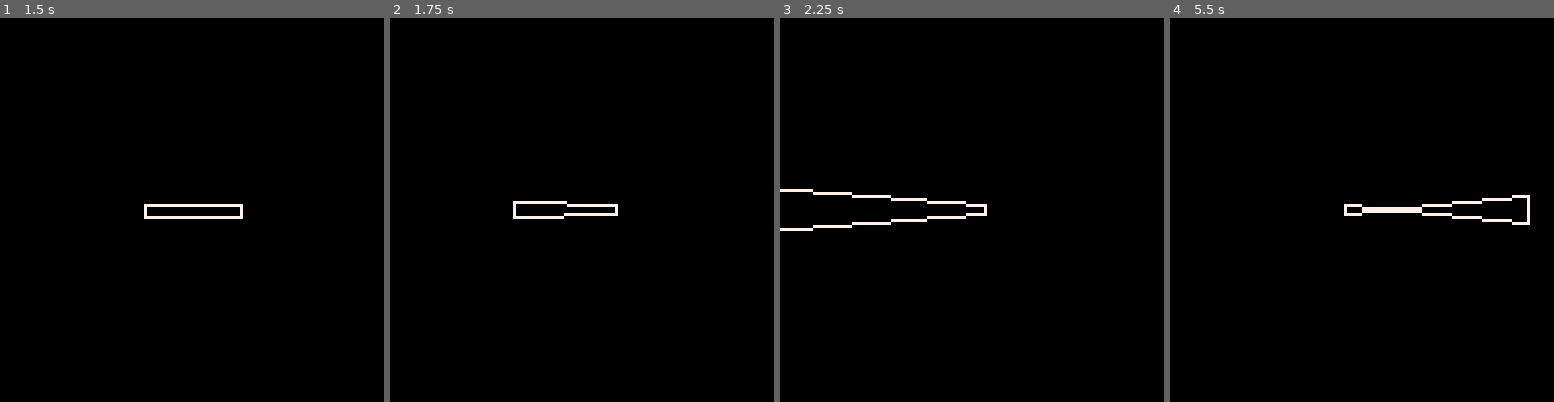
Above: before the commit, frames 1-4 (left to right).
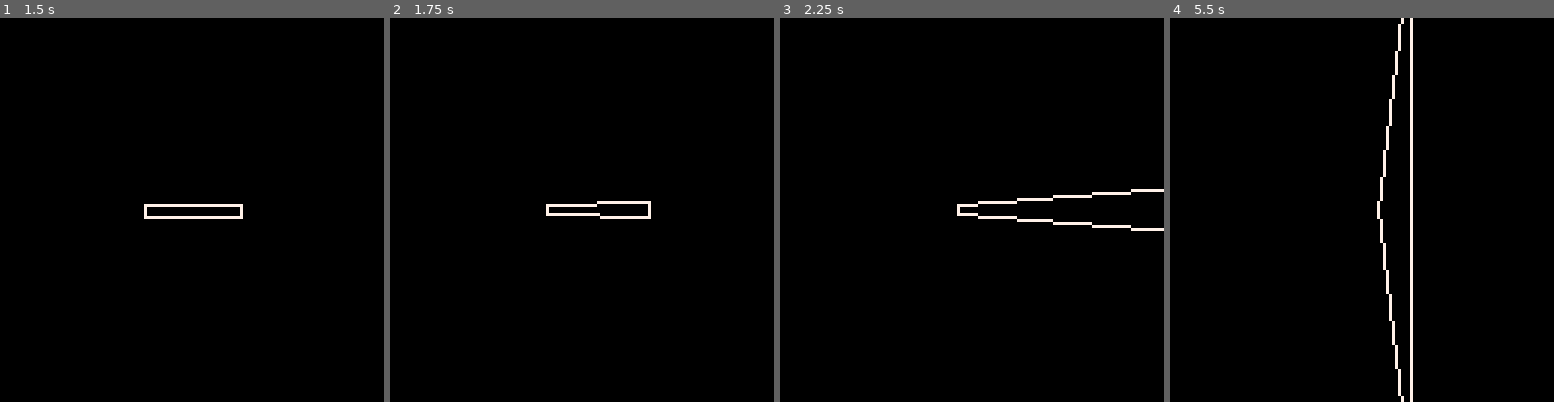
Above: after the commit, the same moments.

Repository: NicholasHallman/pico-8-carts
Game: PICO-8 cartridge carts/doom.p8
Same seed, same stepped clock (60 frames per second), same inputs: the game is played once before the commit and once after it.
Inputs:
- Up to frame 1 (1.5 s): tap X (X key) at 0.33, 1.07 s; tap O (Z key) at 0.7 s
- Up to frame 2 (1.75 s): hold Right from 1.6 s (still down); tap O (Z key) at 1.7 s
- Up to frame 3 (2.25 s): tap X (X key) at 1.85 s; release Right at 2.1 s; tap O (Z key) at 2.1 s; hold Up from 2.15 s (still down)
- Up to frame 4 (5.5 s): release Up at 2.42 s; hold Right 2.47-3.03 s; tap O (Z key) every 0.4 s from 2.5 to 5.3 s; tap X (X key) at 2.97, 4.08, 5.2 s; hold Left 3.08-3.58 s; hold Down 3.63-3.97 s; hold Right 4.02-4.68 s; hold Up 4.73-5.03 s; hold Left from 5.08 s (still down)

Frame 1 is identical in both runs. In frame 2, 0.7% of the frame differs, in the area x 32-68%, y 47-53%; in frame 3, 1.6%; in frame 4, 2.3%, in the area x 45-94%, y 0-100%.

Commit message:
feat: frustrum clipping attempt #1

Diff:
--- a/carts/doom.p8
+++ b/carts/doom.p8
@@ -12,7 +12,7 @@
 player = {
     x = 64;
     y = 64;
-    dir = 0;
+    dir = 180;
     angle = function (self)
         return (self.dir % 360)/360
     end;
@@ -24,18 +24,18 @@
 
 function _update60()
     if(btn(up)) then
+        player.y += cos(player:angle())
+        player.x += sin(player:angle())
+    end
+    if(btn(down)) then
         player.y -= cos(player:angle())
         player.x -= sin(player:angle())
     end
-    if(btn(down)) then
-        player.y += cos(player:angle())
-        player.x += sin(player:angle())
-    end
     if(btn(left)) then
-        player.dir -= 1
+        player.dir += 1
     end
     if(btn(right)) then
-        player.dir += 1
+        player.dir -= 1
     end
 end
 
@@ -59,24 +59,48 @@
         r.x2 = (cos(player:angle()) * w.x2) - (sin(player:angle()) * w.y2)
         r.z2 = (sin(player:angle()) * w.x2) + (cos(player:angle()) * w.y2)
 
-        p = {}
+        --printh('x1z1 (' .. r.x1 .. ', ' .. r.z1 .. ')' .. ' x2z2 (' .. r.x2 .. ', ' .. r.z2 .. ')')
+        if(r.z1 > 0.1 or r.z2 > 0.1 ) then
+            if(r.z1 < 0.1 and r.z2 > 0.1) then
+                nr = intersect(r.x1, r.z1, r.x2, r.z2, 0.1, 0.1, 100, 100)
+                printh('('..nr.x..','..nr.z..')')
+                r.x1 = nr.x
+                r.z1 = nr.z
+            end
+            if(r.z1 > 0.1 and r.z2 < 0.1) then
+                nr = intersect(r.x1, r.z1, r.x2, r.z2, -0.1, 0.1, -100, 100)
+                printh('('..nr.x..','..nr.z..')')
+                r.x2 = nr.x
+                r.z2 = nr.z
+            end
+            p = {}
 
-        p.x1 = 16 * r.x1 / r.z1 * -1
-        p.x2 = 16 * r.x2 / r.z2 * -1
+            p.x1 = 16 * r.x1 / r.z1 * -1
+            p.x2 = 16 * r.x2 / r.z2 * -1
 
-        p.t1 = (64 / r.z1 * -1)
-        p.t2 = (64 / r.z2 * -1)
+            p.t1 = (64 / r.z1 * -1)
+            p.t2 = (64 / r.z2 * -1)
 
-        p.b1 = ((-1 * 64) / r.z1 * -1)
-        p.b2 = ((-1 * 64) / r.z2 * -1)
+            p.b1 = ((-1 * 64) / r.z1 * -1)
+            p.b2 = ((-1 * 64) / r.z2 * -1)
 
 
-        line(p.x1 + 64, p.t1 + 64, p.x2 + 64, p.t2 + 64, white)
-        line(p.x1 + 64, p.b1 + 64, p.x2 + 64, p.b2 + 64, white)
+            line(p.x1 + 64, p.t1 + 64, p.x2 + 64, p.t2 + 64, white)
+            line(p.x1 + 64, p.b1 + 64, p.x2 + 64, p.b2 + 64, white)
 
-        line(p.x1 + 64, p.t1 + 64, p.x1 + 64, p.b1 + 64, white)
-        line(p.x2 + 64, p.t2 + 64, p.x2 + 64, p.b2 + 64, white)
+            line(p.x1 + 64, p.t1 + 64, p.x1 + 64, p.b1 + 64, white)
+            line(p.x2 + 64, p.t2 + 64, p.x2 + 64, p.b2 + 64, white)
+        end
     end
+end
+
+
+
+function intersect(x1,y1,x2,y2,x3,y3,x4,y4)
+    i = {}
+    i.x = ((((x1 * y2) - (y1 * x2)) * (x3 - x4)) - ((x1 - x2) * ((x3 * y4) - (y3 * x4)))) / (((x1 - x2) * (y3 - y4)) - ((y1 - y2) * (x3 - x4)))
+    i.z = ((((x1 * y2) - (y1 * x2)) * (y3 - y4)) - ((y1 - y2) * ((x3 * y4) - (y3 * x4)))) / (((x1 - x2) * (y3 - y4)) - ((y1 - y2) * (x3 - x4)))
+    return i
 end
 
 function clone(points)
Not shown, changed: config.txt
Not shown, changed: log.txt
